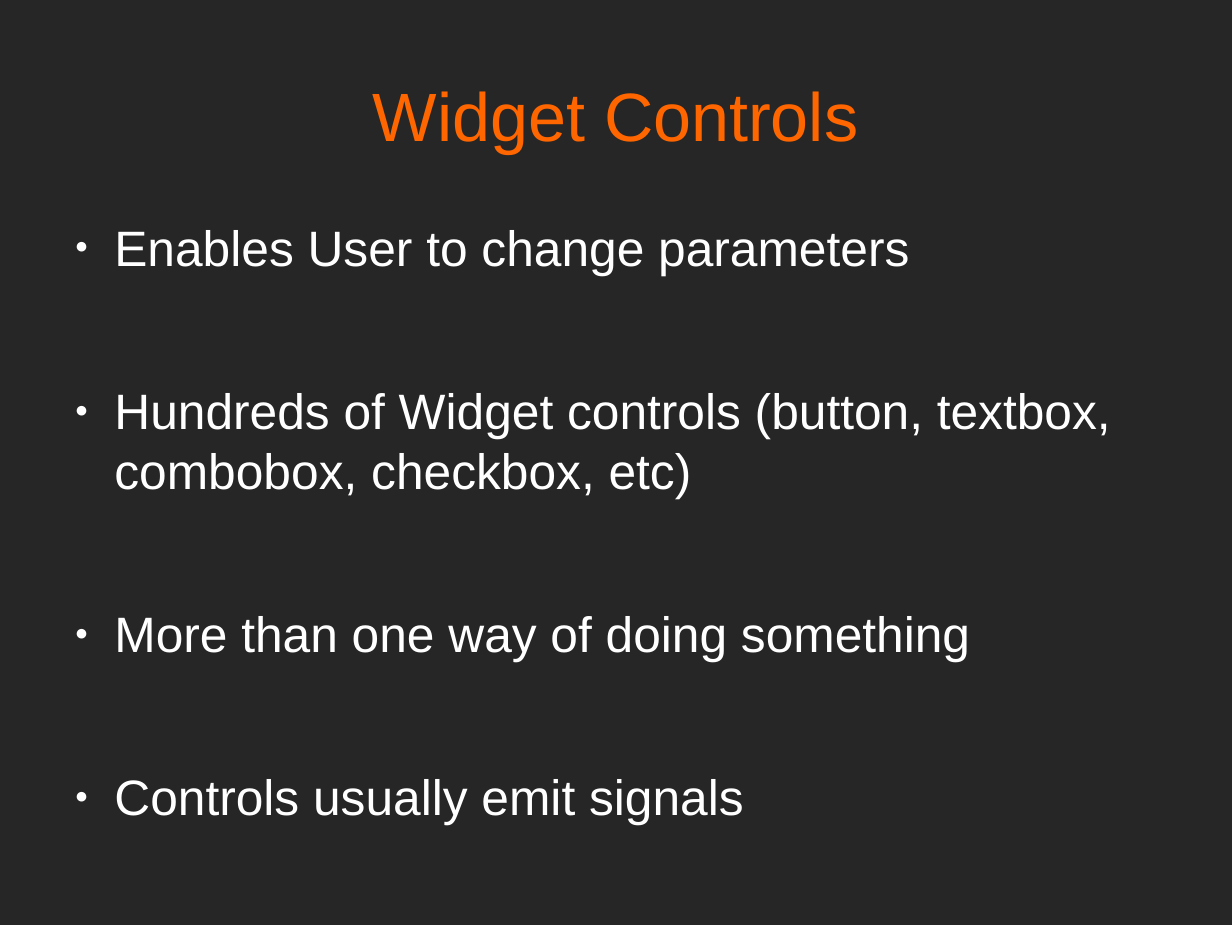
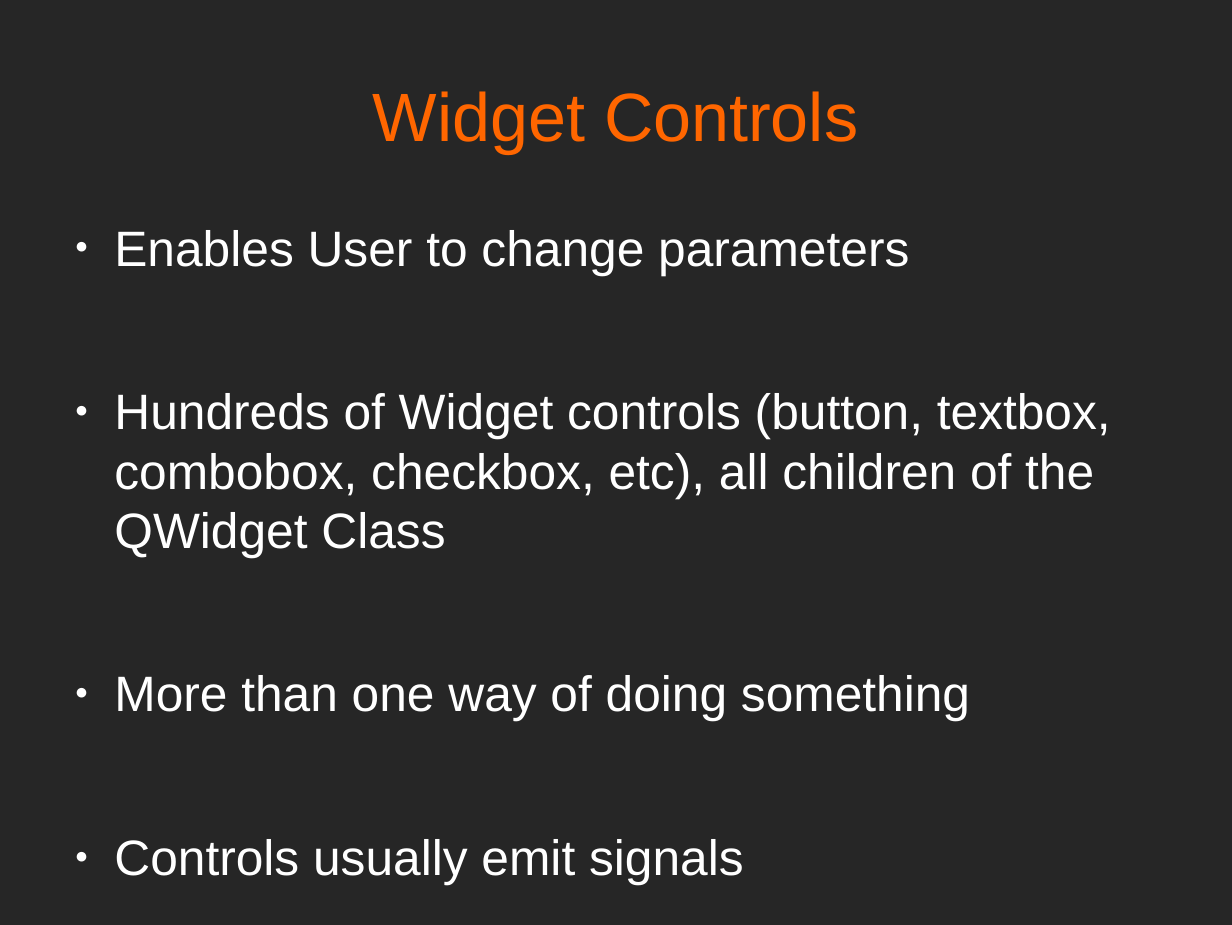
Before and after one commit to mfarhan12/qt-presentation, a slide deck: slide 9 of OPAG QT Presentation.odp. Drawn at 1232x925 pixels with LibreOffice and Linux fonts; fonts in the diff are those of the drawing. Boxes give left, top, right and bottom in pixels: in the first picture for what was removed or moved away, otherwise in the second. Text is boxed around its words. In the diff, an @@ line names an element or a change of style, - is before the commit and + after.

```diff
--- a/OPAG QT Presentation.odp
+++ b/OPAG QT Presentation.odp
@@ text at [114, 393, 1111, 558]: text changed @@
-● Hundreds of Widget controls (button, textbox, combobox, checkbox, etc)
+● Hundreds of Widget controls (button, textbox, combobox, checkbox, etc), all children of the QWidget Class
```
Also in this commit, not shown: 13 other slides changed, 1 slide added, 4 other files.
